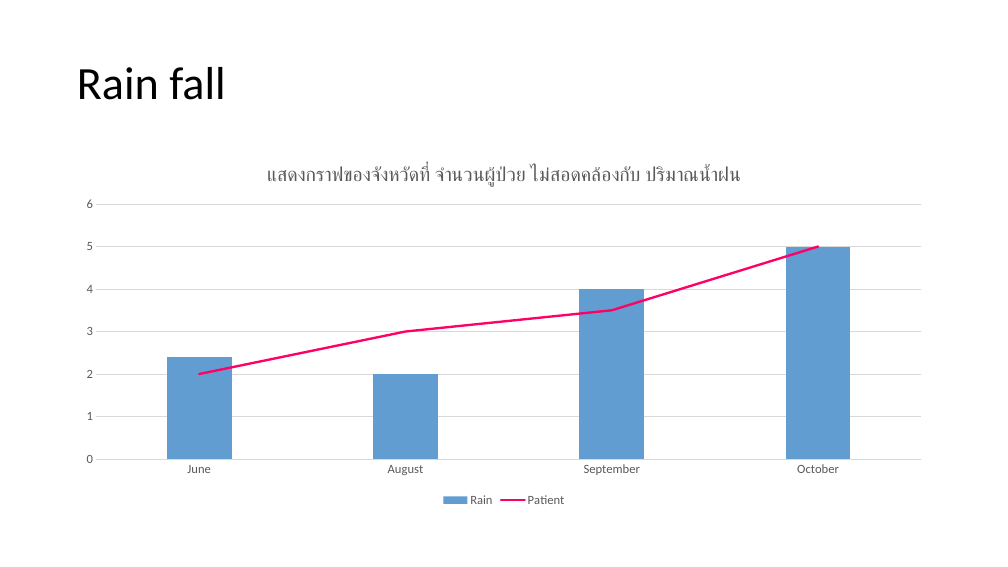
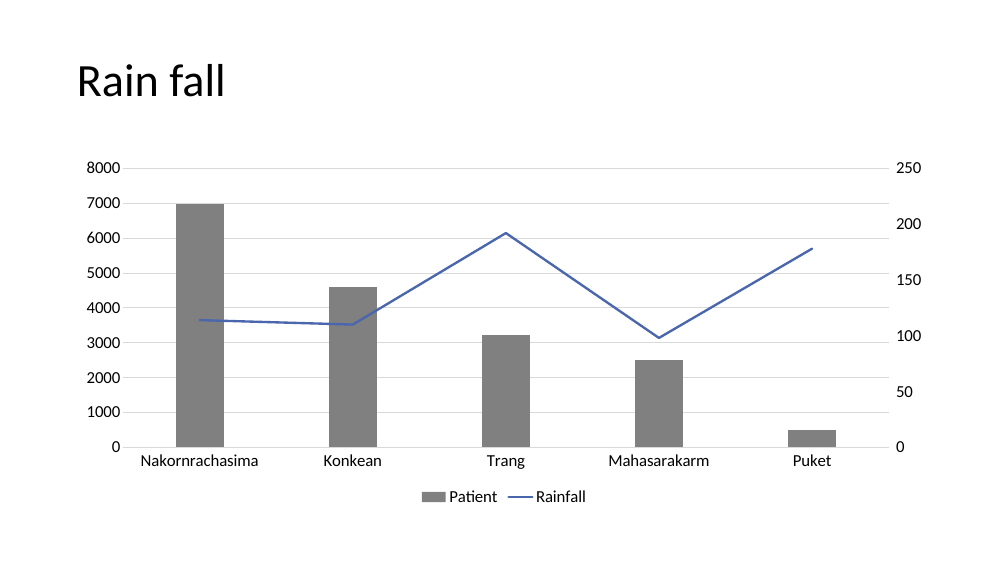
Before and after one commit to Phophism/python_project, a slide deck: slide 19 of Presentation.pptx (slide 17 before the commit). Drawn at 1008x567 pixels with LibreOffice and Linux fonts; fonts in the diff are those of the drawing. Boxes give left, top, right and bottom in pixels: in the first picture for what was removed or moved away, otherwise in the second. Text is boxed around its words. In the diff, an @@ line names an element or a change of style, - is before the commit and + after.

```diff
--- a/Presentation.pptx
+++ b/Presentation.pptx
@@ column chart at box(70, 151, 939, 511) @@
@@ title "แสดงกราฟของจังหวัดที่ จำนวนผู้ป่วย ไม่สอดคล้องกับ ปริมาณน้ำฝน " removed @@
-categories: June, August, September, October
+categories: Nakornrachasima, Konkean, Trang, Mahasarakarm, Puket
-Rain: 2.4, 2, 4, 5
+Patient: 7000, 4600, 3200, 2500, 500
@@ colour of Patient #629DD1 to #808080 @@
-Patient: 2, 3, 3.5, 5
+Rainfall: 114, 110, 192, 98, 178
@@ colour of Rainfall #FF0066 to #4A66AC @@
@@ legend changed @@
@@ category axis changed @@
@@ value axis changed @@
@@ second value axis changed @@
@@ bar spacing changed @@
@@ lettering changed @@
```
Also in this commit, not shown: 4 other slides changed, 5 slides added, 3 slides removed, 1 other file.
